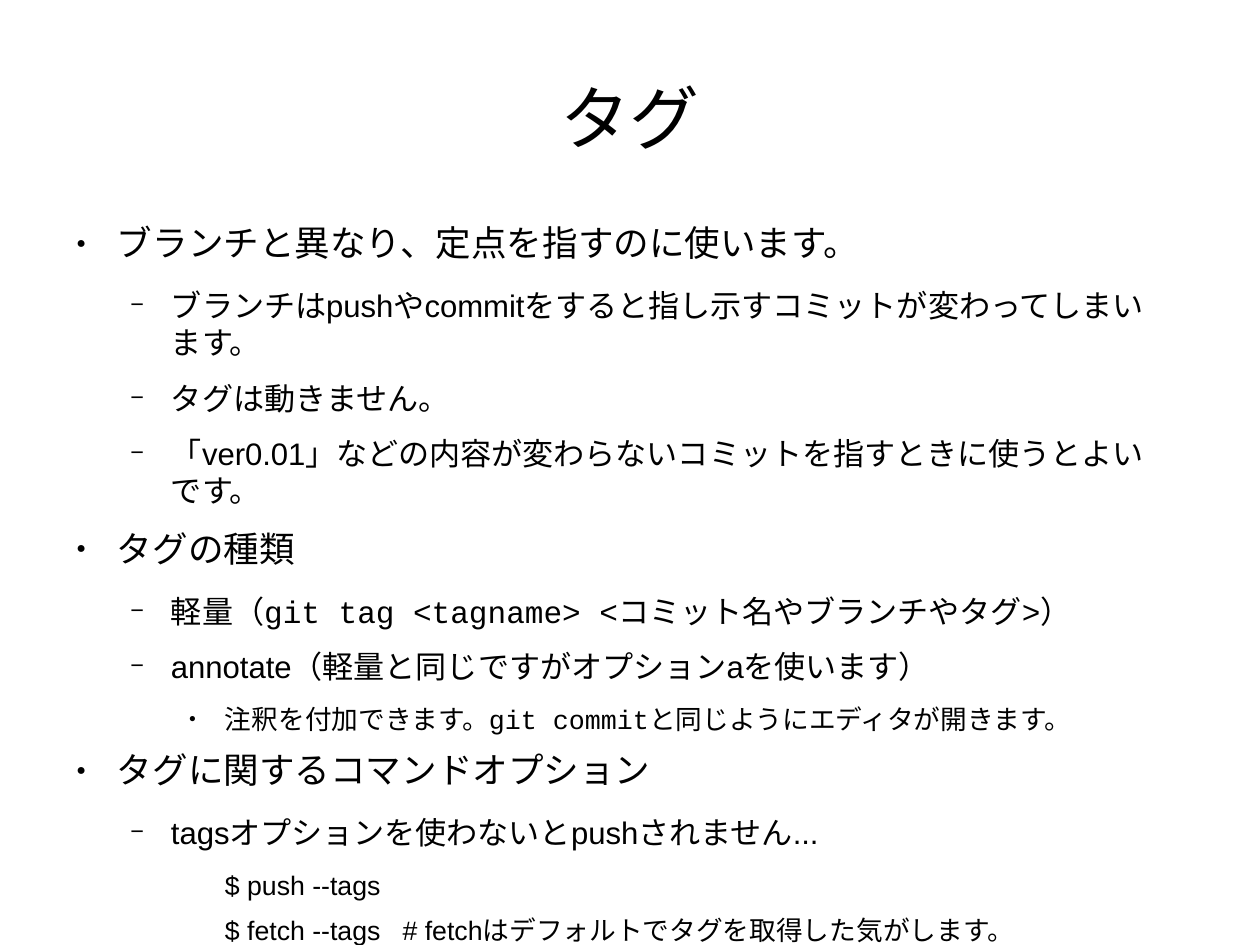
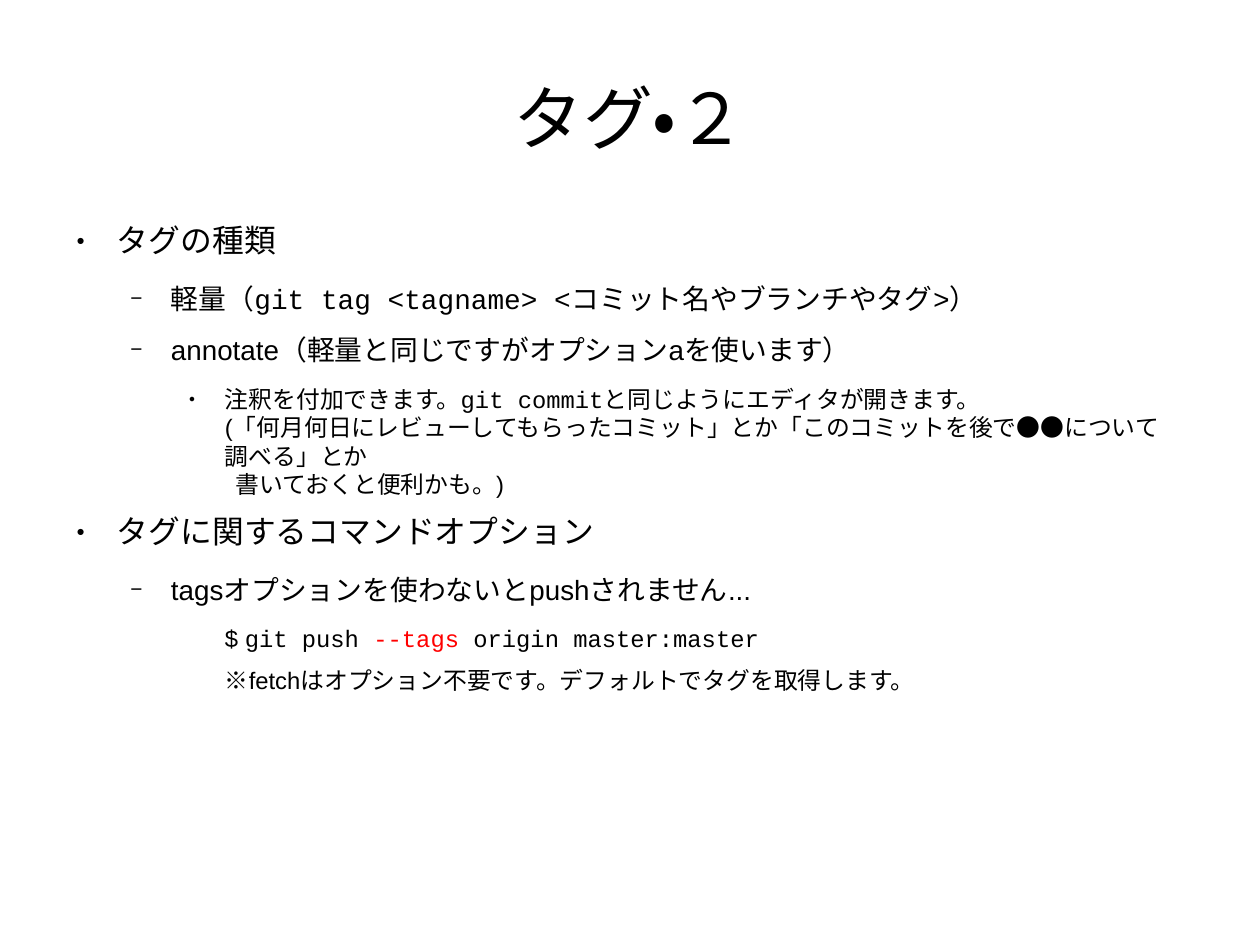
Before and after one commit to pneu/how_to_git, a slide deck: slide 73 of how_to_git.odp (slide 65 before the commit). Drawn at 1260x945 pixels with LibreOffice and Linux fonts; fonts in the diff are those of the drawing. Boxes give left, top, right and bottom in pixels: in the first picture for what was removed or moved away, otherwise in the second. Text is boxed around its words. In the diff, an @@ line names an element or a change of style, - is before the commit and + after.

```diff
--- a/how_to_git.odp
+++ b/how_to_git.odp
@@ title at (513, 85, 746, 149): text changed @@
-タグ
+タグ・２
@@ text at (117, 225, 1144, 504): paragraphs removed @@
-● ブランチと異なり、定点を指すのに使います。
-  − ブランチはpushやcommitをすると指し示すコミットが変わってしまいます。
-  − タグは動きません。
-  − 「ver0.01」などの内容が変わらないコミットを指すときに使うとよいです。
@@ text at (117, 225, 977, 605): size 22.4 to 20 pt in "タグの種類", "タグに関するコマンドオプション"; size 19.6 to 17.5 pt in "軽量（git tag <tagname> <コミット名やブランチやタグ>）", "annotate（軽量と同じですがオプションaを使います）", "tagsオプションを使わないとpushされません..." @@
@@ text at (225, 388, 1159, 498): text changed; size 16.8 to 15 pt @@
-    ● 注釈を付加できます。git commitと同じようにエディタが開きます。
+    ● 注釈を付加できます。git commitと同じようにエディタが開きます。
+      (「何月何日にレビューしてもらったコミット」とか「このコミットを後で●●について調べる」とか
+      書いておくと便利かも。)
@@ text at (225, 630, 915, 691): text changed; size 16.8 to 15 pt @@
-    $ push --tags
-    $ fetch --tags # fetchはデフォルトでタグを取得した気がします。
+    $ git push --tags origin master:master
+    ※fetchはオプション不要です。デフォルトでタグを取得します。
```
Also in this commit, not shown: 9 other slides changed, 10 slides added, 1 slide removed.
